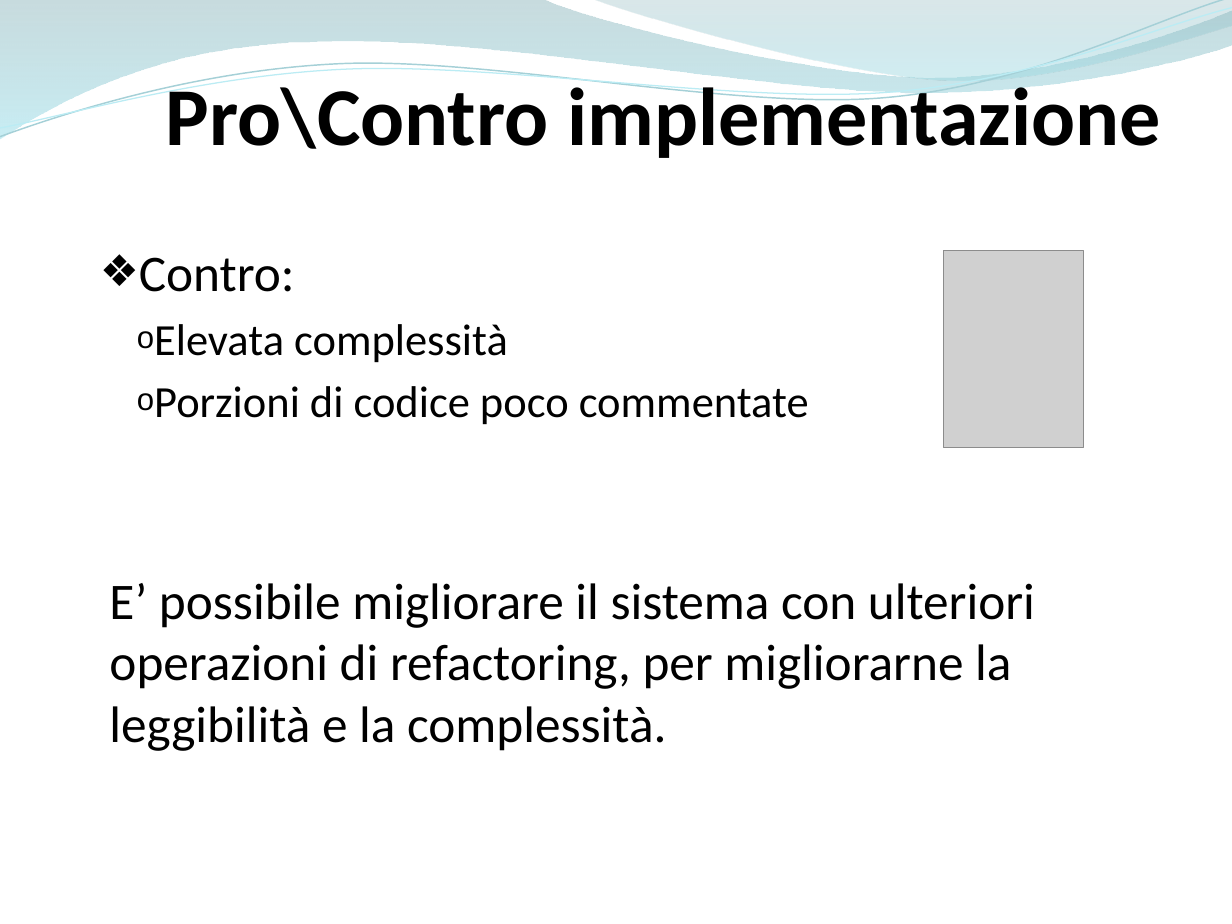
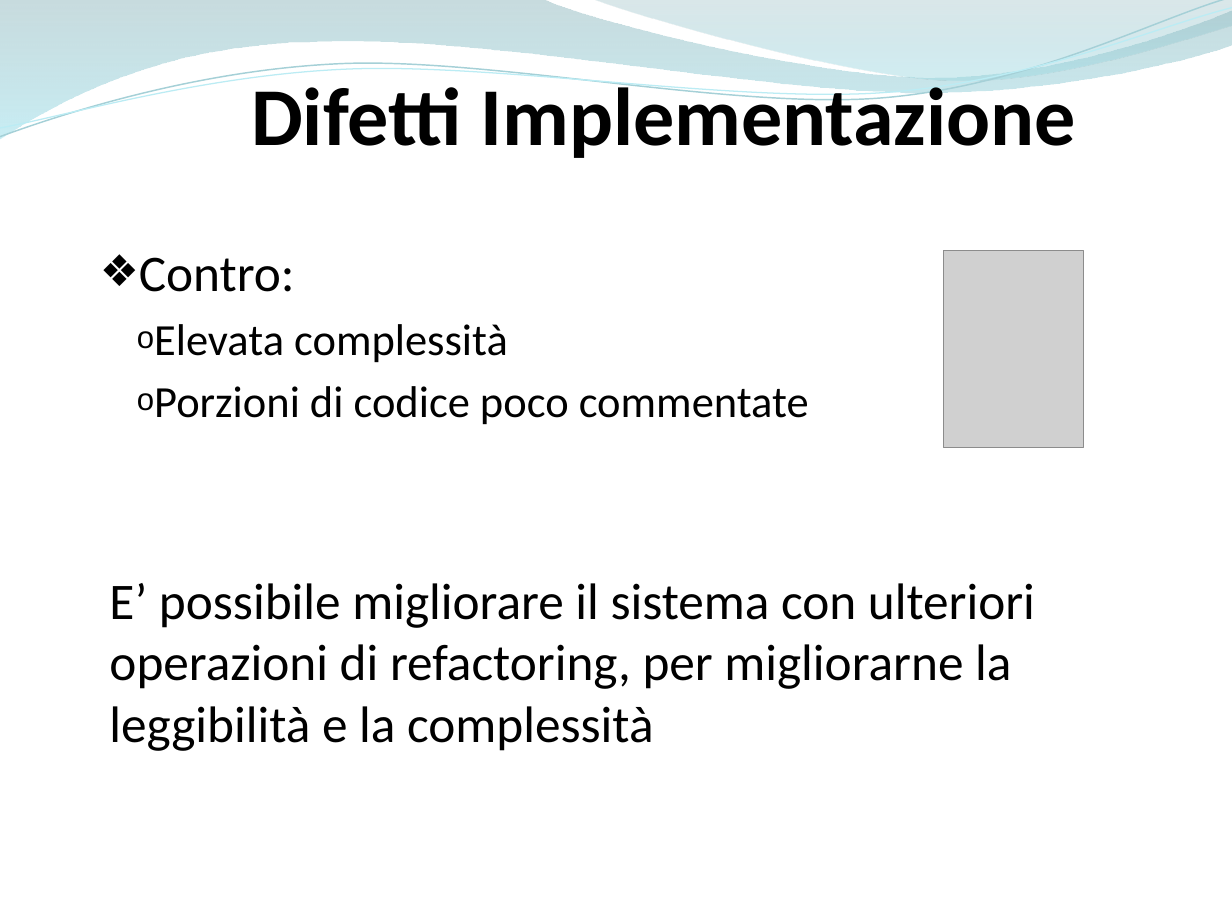
Before and after one commit to ammirate/at-silo, a slide deck: slide 31 of Presentazione/Atsilo3/Atsilo_H_PresentazioneFinale.pptx. Drawn at 1232x924 pixels with LibreOffice and Linux fonts; fonts in the diff are those of the drawing; grey boxes stand for pictures. Boxes give left, top, right and bottom in pixels: in the first picture for what was removed or moved away, otherwise in the second. Text is boxed around its words. In the diff, an @@ line names an element or a change of style, - is before the commit and + after.

```diff
--- a/Presentazione/Atsilo3/Atsilo_H_PresentazioneFinale.pptx
+++ b/Presentazione/Atsilo3/Atsilo_H_PresentazioneFinale.pptx
@@ text at [251, 78, 1076, 158]: text changed @@
-Pro\Contro implementazione
+Difetti Implementazione
@@ text at [109, 583, 1035, 751]: text changed @@
-  E’ possibile migliorare il sistema con ulteriori operazioni di refactoring, per migliorarne la leggibilità e la complessità.
+  E’ possibile migliorare il sistema con ulteriori operazioni di refactoring, per migliorarne la leggibilità e la complessità
```
Also in this commit, not shown: 5 other slides changed.
